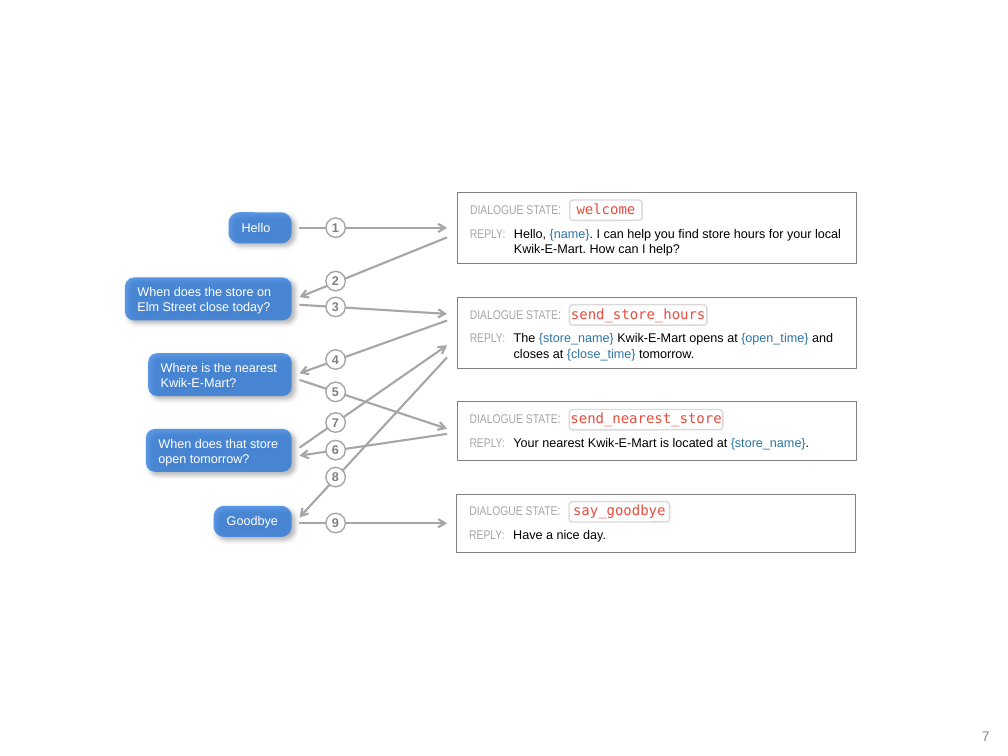
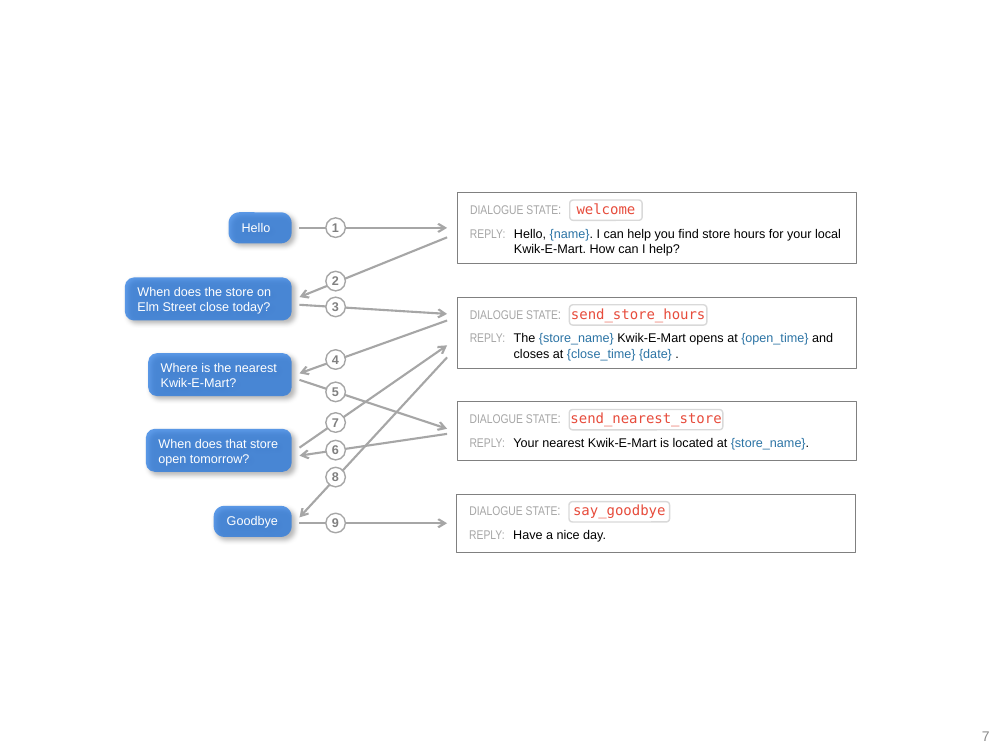
Before and after one commit to cisco/mindmeld, a slide deck: slide 7 of docs/source/images/images.pptx. Drawn at 1008x756 pixels with LibreOffice and Linux fonts; fonts in the diff are those of the drawing. Boxes give left, top, right and bottom in pixels: in the first picture for what was removed or moved away, otherwise in the second. Text is boxed around its words. In the diff, an @@ line names an element or a change of style, - is before the commit and + after.

```diff
--- a/docs/source/images/images.pptx
+++ b/docs/source/images/images.pptx
@@ text at (470,333,833,361): text changed; text colour #000000 to #2C74A5 @@
-REPLY: The {store_name} Kwik-E-Mart opens at {open_time} and closes at {close_time} tomorrow.
+REPLY: The {store_name} Kwik-E-Mart opens at {open_time} and closes at {close_time} {date} .
```
Also in this commit, not shown: 5 other files.
